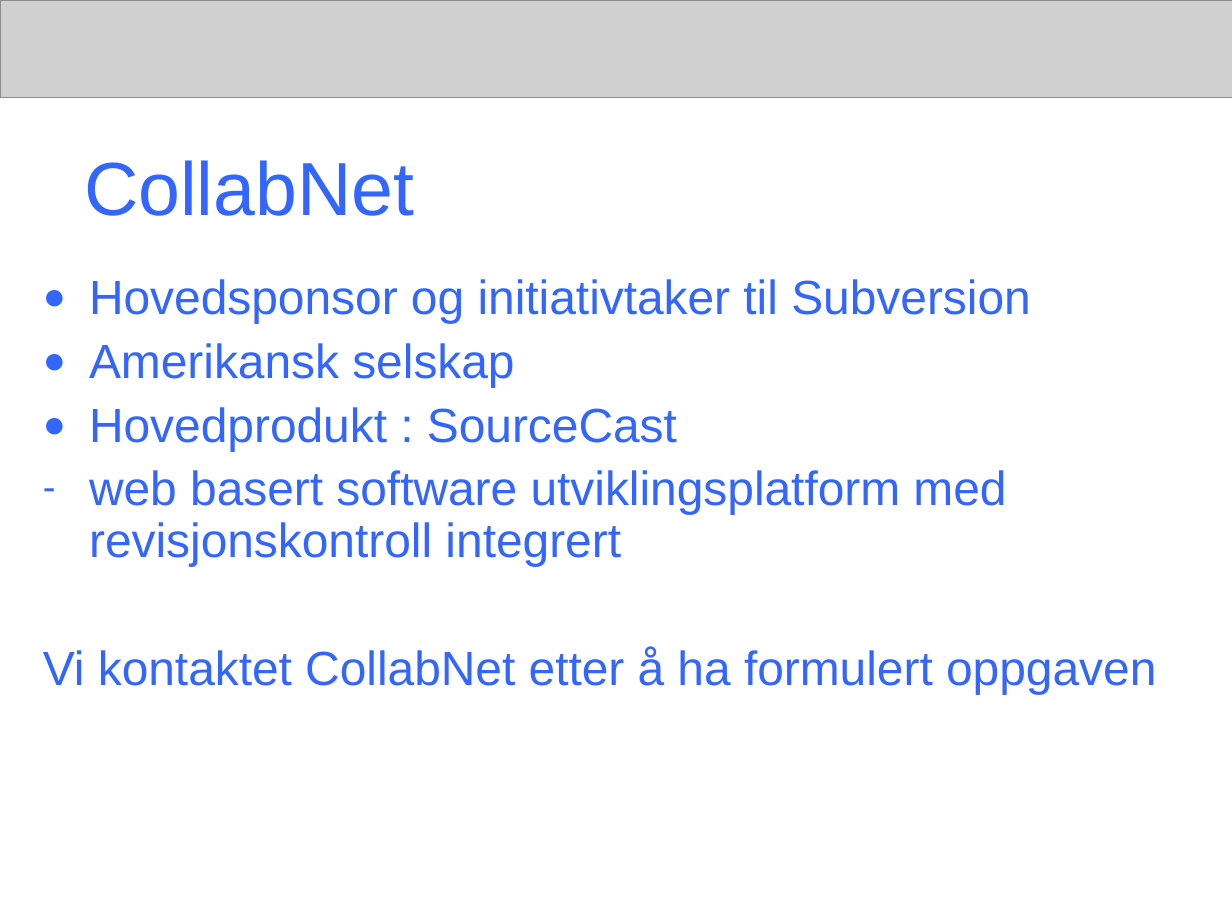
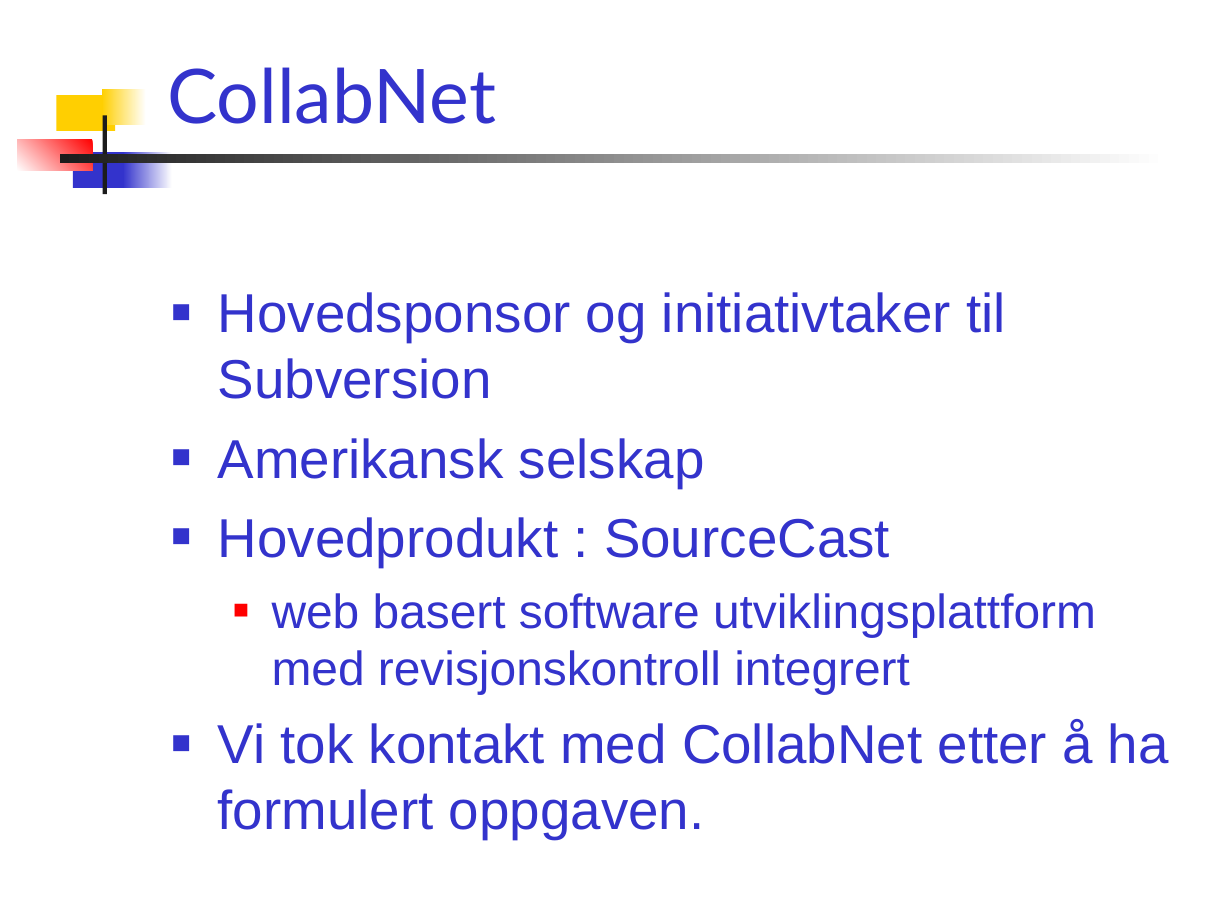
Before and after one commit to PhilJollans/AnkhSVN2019, a slide deck: slide 5 of doc/powerpoint/Subversion_addin_for_VS.NET.ppt. Drawn at 1232x924 pixels with LibreOffice and Linux fonts; fonts in the diff are those of the drawing; grey boxes stand for pictures. Boxes give left, top, right and bottom in pixels: in the first picture for what was removed or moved away, otherwise in the second. Text is boxed around its words. In the diff, an @@ line names an element or a change of style, - is before the commit and + after.

Commit message:
* Changed the layout back to a template.   Change the template if you want to make changes such as font, colour, bg image. * Added image of the work schedule. * Removed the banner. * Changed some text, and fixed typos.

```diff
--- a/doc/powerpoint/Subversion_addin_for_VS.NET.ppt
+++ b/doc/powerpoint/Subversion_addin_for_VS.NET.ppt
@@ picture removed at (0, 0, 1232, 97) @@
@@ title "CollabNet": place and size @@
-title "CollabNet" at (84, 160, 414, 216)
+title "CollabNet" at (167, 67, 496, 124)
@@ title "CollabNet" at (167, 67, 496, 124): font Arial to Lato, text colour #3366FF to #3333CC; vertical alignment top to bottom @@
@@ rectangle added at (102, 89, 147, 124), fill gradient #FFFFFF to #FFCF01 @@
@@ rectangle added at (57, 95, 116, 131), fill #FFCF01 @@
@@ rectangle added at (102, 116, 106, 195), fill #1C1C1C @@
@@ rectangle added at (17, 139, 92, 171), fill gradient #FF0000 to #FFFFFF @@
@@ rectangle added at (59, 154, 1168, 164), fill gradient #FFFFFF to #1C1C1C @@
@@ rectangle added at (73, 152, 129, 187), fill #3333CC @@
@@ rectangle added at (123, 152, 172, 187), fill gradient #FFFFFF to #3333CC @@
@@ text "Hovedsponsor og initiativtaker til Subversion": place and size @@
-text "Hovedsponsor og initiativtaker til Subversion" at (43, 279, 1156, 694)
+text "Hovedsponsor og initiativtaker til Subversion" at (218, 292, 1169, 839)
@@ text at (218, 292, 1005, 567): size 28 to 32 pt, text colour #3366FF to #3333CC in "Hovedsponsor og initiativtaker til Subversion", "Amerikansk selskap", "Hovedprodukt : SourceCast"; bullet ● to ■; line spacing 0.9 to 1; more space between paragraphs; bullet colour #3366FF to #3333CC @@
@@ text at (218, 593, 1169, 839): text changed; text colour #3366FF to #3333CC @@
-– web basert software utviklingsplatform med revisjonskontroll integrert
-Vi kontaktet CollabNet etter å ha formulert oppgaven
+  ■ web basert software utviklingsplattform med revisjonskontroll integrert
+■ Vi tok kontakt med CollabNet etter å ha formulert oppgaven.
```
Also in this commit, not shown: 20 other slides changed, 1 slide added, 1 slide removed.
